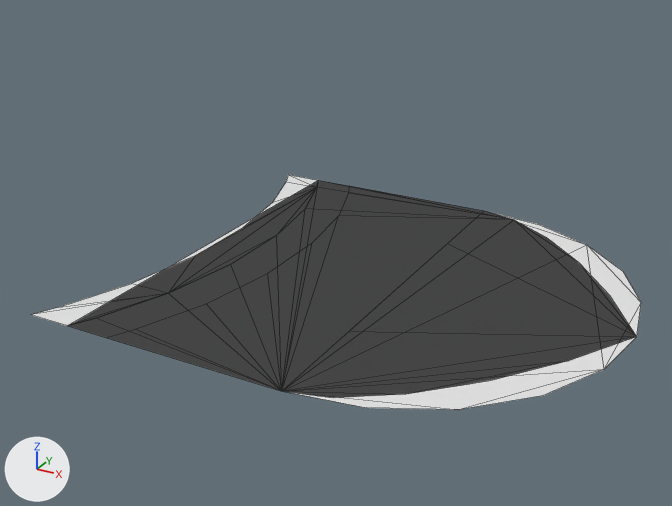
The glTF model assets/gates.glb as it was, and as the next commit left it.
One viewpoint serves both versions: a 50 mm camera at (1.51, -3.36, 1.75) aimed at (-0.32, -0.02, 0.08). Arrows for +X, +Y and +Z are at lower left; the lights stay in place. Mesh edges are drawn as thin lines. Vertices at the same position are counted once.
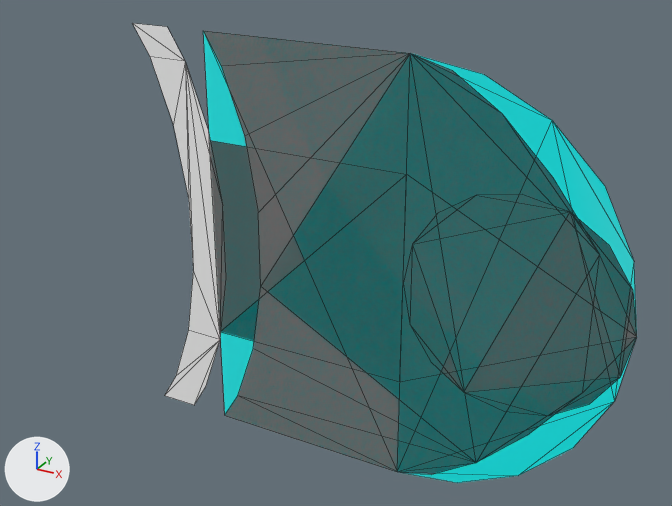
Location of each change, (x1, y1, x2, y2) in pixels of the pictures (672 x 506 px; the box of a moved part takes in the faces that stretch with it):
'Plane', recoloured, mesh turned: before (69, 181, 641, 410); after (203, 31, 637, 483)
'Plane.001', reshaped: before (69, 180, 510, 391); after (204, 31, 635, 475)
'Plane.002', reshaped: before (32, 175, 637, 398); after (133, 23, 226, 405)
'Circle', added: after (403, 195, 637, 416)
'Plane.004', added: after (209, 141, 406, 379)
'Plane.003', recoloured, reshaped (17% narrower, 123% taller): before (352, 245, 636, 337); after (400, 175, 635, 381)
part 1 of me_andgate, moved or reshaped: before (69, 181, 641, 410); after (203, 31, 637, 483)
part 5 of me_xorgate, added: after (133, 23, 226, 405)
part 6 of me_xorgate, deleted: before (32, 175, 318, 326)
part 7 of me_xorgate, moved or reshaped (not visible afterwards): before (107, 186, 637, 398)

Edits to the bpy script that builds the scene:
```text
Add mat_defaultmaterial_003:
    mat_defaultmaterial_003 = bpy.data.materials.new('DefaultMaterial.003')
    mat_defaultmaterial_003.use_nodes = True; mat_defaultmaterial_003.node_tree.nodes.clear()
    _N = mat_defaultmaterial_003.node_tree.nodes; _L = mat_defaultmaterial_003.node_tree.links
    n0 = _N.new('ShaderNodeOutputMaterial'); n0.name = 'Material Output'
    n1 = _N.new('ShaderNodeBsdfPrincipled'); n1.name = 'Principled BSDF'
    n2 = _N.new('ShaderNodeVertexColor'); n2.name = 'Color Attribute'
    _L.new(n1.outputs[0], n0.inputs[0])  # 'BSDF' to 'Surface'
    _L.new(n2.outputs[0], n1.inputs[0])  # 'Color' to 'Base Color'
Add mat_defaultmaterial_002:
    mat_defaultmaterial_002 = bpy.data.materials.new('DefaultMaterial.002')
    mat_defaultmaterial_002.use_nodes = True; mat_defaultmaterial_002.node_tree.nodes.clear()
    _N = mat_defaultmaterial_002.node_tree.nodes; _L = mat_defaultmaterial_002.node_tree.links
    n0 = _N.new('ShaderNodeOutputMaterial'); n0.name = 'Material Output'
    n1 = _N.new('ShaderNodeBsdfPrincipled'); n1.name = 'Principled BSDF'
    n2 = _N.new('ShaderNodeVertexColor'); n2.name = 'Color Attribute'
    _L.new(n1.outputs[0], n0.inputs[0])  # 'BSDF' to 'Surface'
    _L.new(n2.outputs[0], n1.inputs[0])  # 'Color' to 'Base Color'
Add mat_defaultmaterial_001:
    mat_defaultmaterial_001 = bpy.data.materials.new('DefaultMaterial.001')
    mat_defaultmaterial_001.use_nodes = True; mat_defaultmaterial_001.node_tree.nodes.clear()
    _N = mat_defaultmaterial_001.node_tree.nodes; _L = mat_defaultmaterial_001.node_tree.links
    n0 = _N.new('ShaderNodeOutputMaterial'); n0.name = 'Material Output'
    n1 = _N.new('ShaderNodeBsdfPrincipled'); n1.name = 'Principled BSDF'
    n2 = _N.new('ShaderNodeVertexColor'); n2.name = 'Color Attribute'
    _L.new(n1.outputs[0], n0.inputs[0])  # 'BSDF' to 'Surface'
    _L.new(n2.outputs[0], n1.inputs[0])  # 'Color' to 'Base Color'
Add mat_defaultmaterial:
    mat_defaultmaterial = bpy.data.materials.new('DefaultMaterial')
    mat_defaultmaterial.use_nodes = True; mat_defaultmaterial.node_tree.nodes.clear()
    _N = mat_defaultmaterial.node_tree.nodes; _L = mat_defaultmaterial.node_tree.links
    n0 = _N.new('ShaderNodeOutputMaterial'); n0.name = 'Material Output'
    n1 = _N.new('ShaderNodeBsdfPrincipled'); n1.name = 'Principled BSDF'
    n2 = _N.new('ShaderNodeVertexColor'); n2.name = 'Color Attribute'
    _L.new(n1.outputs[0], n0.inputs[0])  # 'BSDF' to 'Surface'
    _L.new(n2.outputs[0], n1.inputs[0])  # 'Color' to 'Base Color'
Change me_andgate:
    remove me_andgate.from_pydata(...)  # 13 vertices, 11 faces; spans x -1.0..1.0, y -1.0..1.0, z 0.0
    add me_andgate.from_pydata(...)  # 13 vertices, 11 faces; spans x -1.0..1.0, y 0.0, z -1.0..1.0
    me_andgate part 1: the whole mesh is turned 90 degrees about the x axis through its middle
    me_andgate part 2: vertex colours changed
    add me_andgate.materials.append(mat_defaultmaterial)
Change me_orgate:
    remove me_orgate.from_pydata(...)  # 19 vertices, 17 faces; spans x -1.0..1.0, y -1.0..1.0, z 0.0
    add me_orgate.from_pydata(...)  # 19 vertices, 17 faces; spans x -1.0..1.0, y 0.0, z -1.0..1.0
    me_orgate part 3
    18 vertices are removed from x -1.0..0.82, y -1.0..1.0, z 0.0
    17 faces are deleted
    18 vertices are added at x -1.0..0.82, y 0.0, z -1.0..1.0
    17 new faces join them
    add me_orgate.materials.append(mat_defaultmaterial_001)
Change me_xorgate:
    remove me_xorgate.from_pydata(...)  # 35 vertices, 31 faces; spans x -1.2..1.0, y -1.0..1.0, z 0.0
    add me_xorgate.from_pydata(...)  # 35 vertices, 31 faces; spans x -1.4..1.0, y 0.0, z -1.0..1.0
    me_xorgate part 5: a new loose piece of 16 vertices spanning x -1.4..-0.94, y 0.0, z -1.0..1.0, in mat_defaultmaterial_003
    me_xorgate part 6: the loose piece of 16 vertices spanning x -1.2..-0.77, y -1.0..1.0, z 0.0 is deleted
    me_xorgate part 7: 18 vertices removed from x -0.8..0.82, y -1.0..1.0, z 0.0; 18 vertices added at x -1.0..0.82, y 0.0, z -1.0..1.0
    add me_xorgate.materials.append(mat_defaultmaterial_003)
Change me_notgate:
    where me_notgate.from_pydata(...)  # 3 vertices, 1 face; spans x 0.0..1.0, y -0.5..0.5, z 0.0
    me_notgate part 4
    me_notgate.vertices[0].co: (0.0, -0.5, 0.0) -> (0.0, 0.0, -0.5)  # pixel (349, 331) -> pixel (399, 381)
    me_notgate.vertices[2].co: (0.0, 0.5, 0.0) -> (0.0, 0.0, 0.5)  # pixel (447, 243) -> pixel (406, 174)
    add me_notgate.materials.append(mat_defaultmaterial_002)
Add me_led:
    me_led.from_pydata([(0.5, 0.0, 0.5), (0.309, 0.0, 0.462), (0.146, 0.0, 0.354), (0.038, 0.0, 0.191), (0.0, 0.0, 0.0), (0.038, 0.0, -0.191), (0.146, 0.0, -0.354), (0.309, 0.0, -0.462), (0.5, 0.0, -0.5), (0.691, 0.0, -0.462), (0.854, 0.0, -0.354), (0.962, 0.0, -0.191), (1.0, 0.0, 0.0), (0.962, 0.0, 0.191), (0.854, 0.0, 0.354), (0.691, 0.0, 0.462)], [], [(15, 0, 1), (1, 2, 3), (3, 4, 5), (5, 6, 7), (7, 8, 9), (9, 10, 11), (11, 12, 13), (13, 14, 15), (15, 1, 3), (3, 5, 7), (7, 9, 11), (11, 13, 15), (15, 3, 7), (7, 11, 15)])
Add me_toggle:
    me_toggle.from_pydata([(-1.0, 0.0, -0.5), (0.0, 0.0, -0.5), (-1.0, 0.0, 0.5), (0.0, 0.0, 0.5)], [], [(0, 1, 3), (0, 3, 2)])
Add ob_circle:
    ob_circle = bpy.data.objects.new('Circle', me_led)
    ob_circle.location = (0.0, 0.0, 0.0)
Add ob_plane_004:
    ob_plane_004 = bpy.data.objects.new('Plane.004', me_toggle)
    ob_plane_004.location = (0.0, 0.0, 0.0)
```
